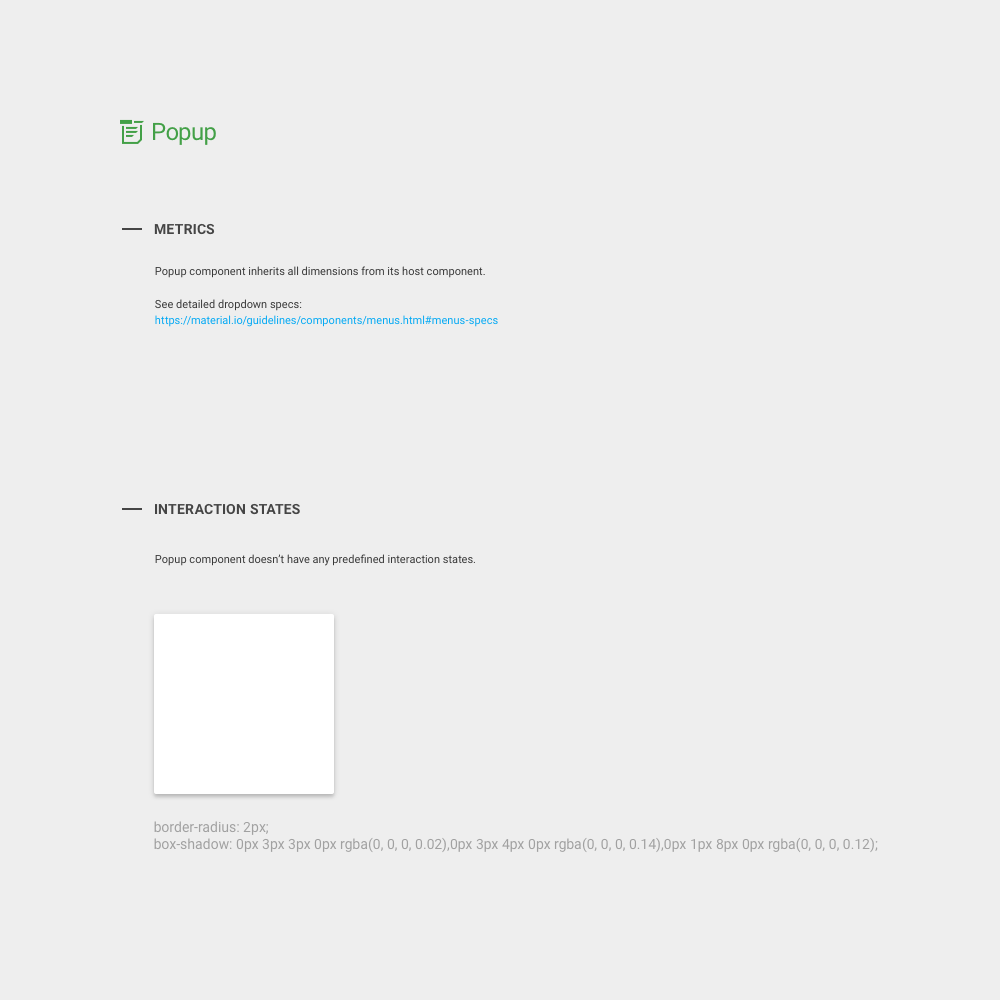
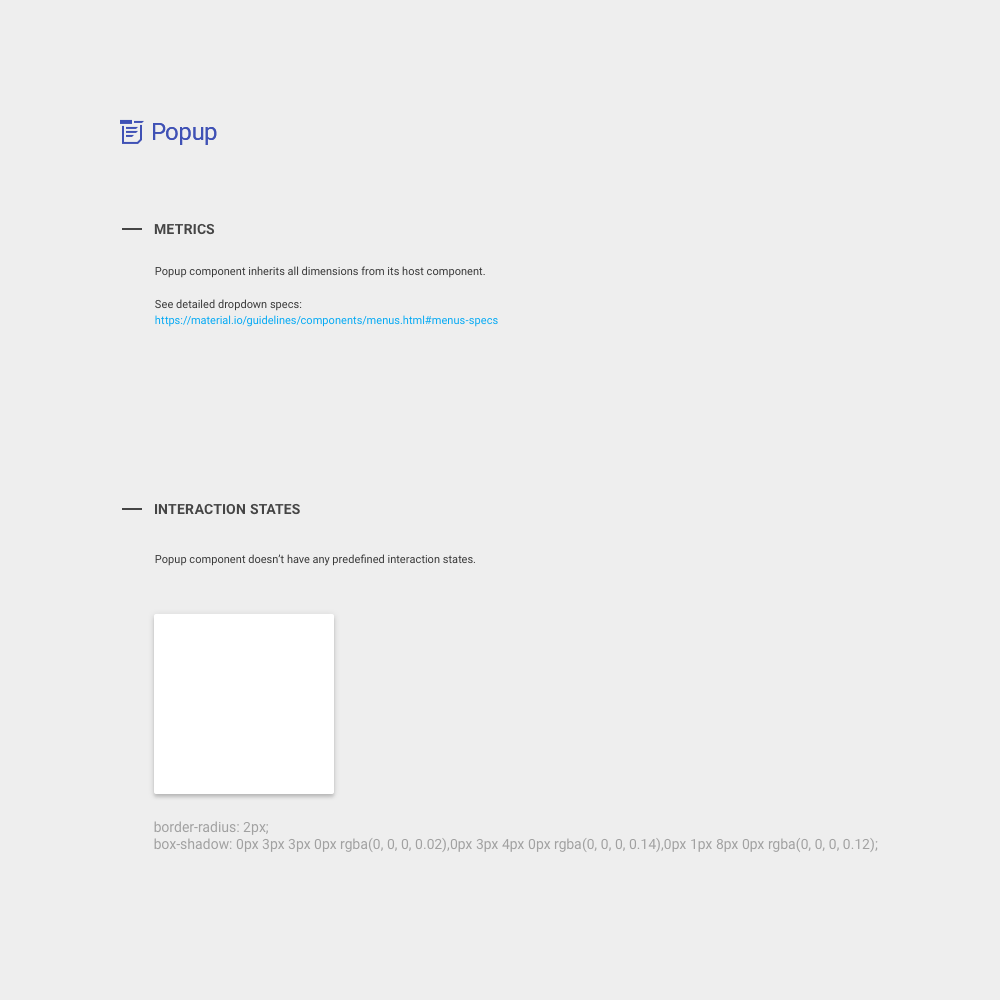
Layer changes from the first 1000px x 1000px image to the second:
renamed "Popup Title" to "Label", moved it out of group "Popup" over [120, 119, 217, 145]
painted on "Popup Icon", unmasked it over [120, 119, 144, 144]
painted on "Popup" (1st of 2, in "Label") over [153, 122, 217, 145]
